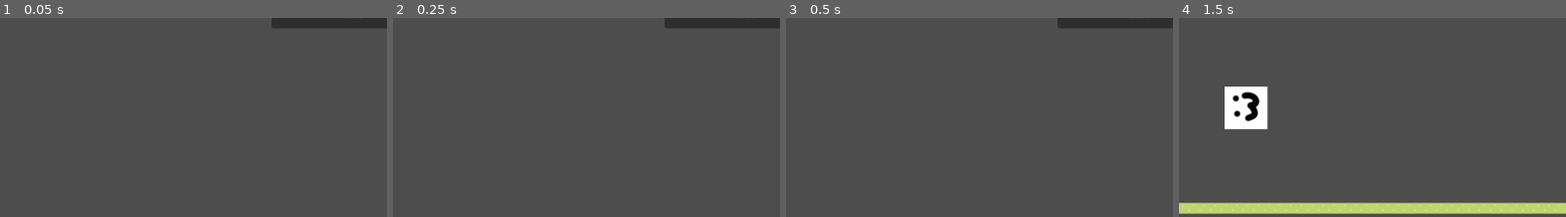
Above: before the commit, frames 1-4 (left to right).
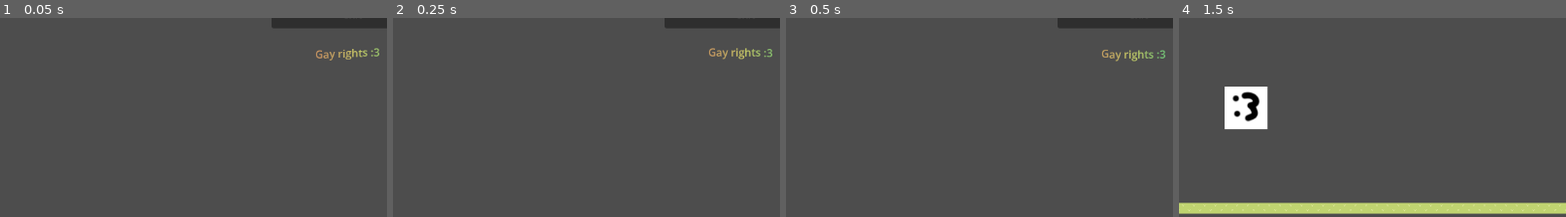
Above: after the commit, the same moments.

Repository: zoey-on-github/gamejam
Game: Godot game, scene res://titleScreen.tscn
Same seed, same stepped clock (60 frames per second), same inputs: the game is played once before the commit and once after it.
Inputs:
- Up to frame 1 (0.05 s): no input
- Up to frame 2 (0.25 s): no input
- Up to frame 3 (0.5 s): no input
- Up to frame 4 (1.5 s): click "play" at 0.5 s; tap Enter (ui_accept) at 1.25 s; hold Right (ui_right) from 1.28 s (still down)
The pictures show only the part of the screen within x 5-55%, y 50-100%; the shares and areas given below are measured in that part.

The runs differ from the first frame. In frame 1, 0.3% of the frame differs, in the area x 81-98%, y 15-22%; in frame 2, 0.4%, in the area x 81-98%, y 15-21%; in frame 3, 0.4%; in frame 4, nothing differs.

Commit message:
splash texts

Diff:
--- a/titleScreen.gd
+++ b/titleScreen.gd
@@ -3,7 +3,7 @@
 
 # Called when the node enters the scene tree for the first time.
 func _ready() -> void:
-	pass # Replace with function body.
+	splashTest()
 
 
 # Called every frame. 'delta' is the elapsed time since the previous frame.
@@ -13,3 +13,13 @@
 
 func _on_pressed() -> void:
 	get_tree().change_scene_to_file("res://level.tscn")
+
+func splashTest():
+	var file = "res://splashes.txt"
+	var list = FileAccess.open(file, FileAccess.READ)
+	var rng = RandomNumberGenerator.new()
+
+	while not list.eof_reached():
+		%splash.text = "[center][wave freq=10][rainbow freq=0.1 sat=0.5]" + list.get_line() + "[/rainbow][/wave][/center]"
+		if rng.randi() % 10 == 0:
+			return
--- a/titleScreen.tscn
+++ b/titleScreen.tscn
@@ -36,4 +36,13 @@
 offset_bottom = 366.0
 text = "exit"
 
+[node name="splash" type="RichTextLabel" parent="." unique_id=105461636]
+unique_name_in_owner = true
+layout_mode = 0
+offset_left = 433.0
+offset_top = 392.0
+offset_right = 707.0
+offset_bottom = 456.0
+bbcode_enabled = true
+
 [connection signal="pressed" from="Button" to="Button" method="_on_pressed"]
Not shown, added: splashes.txt
